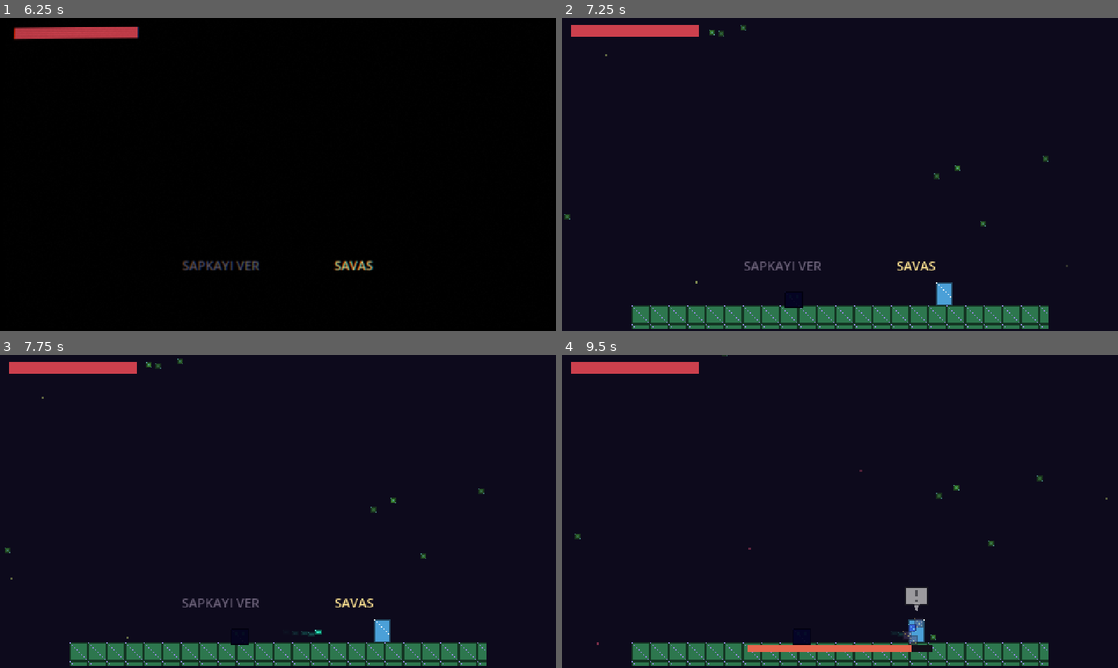
Above: before the commit, frames 1-4 (two rows, left to right).
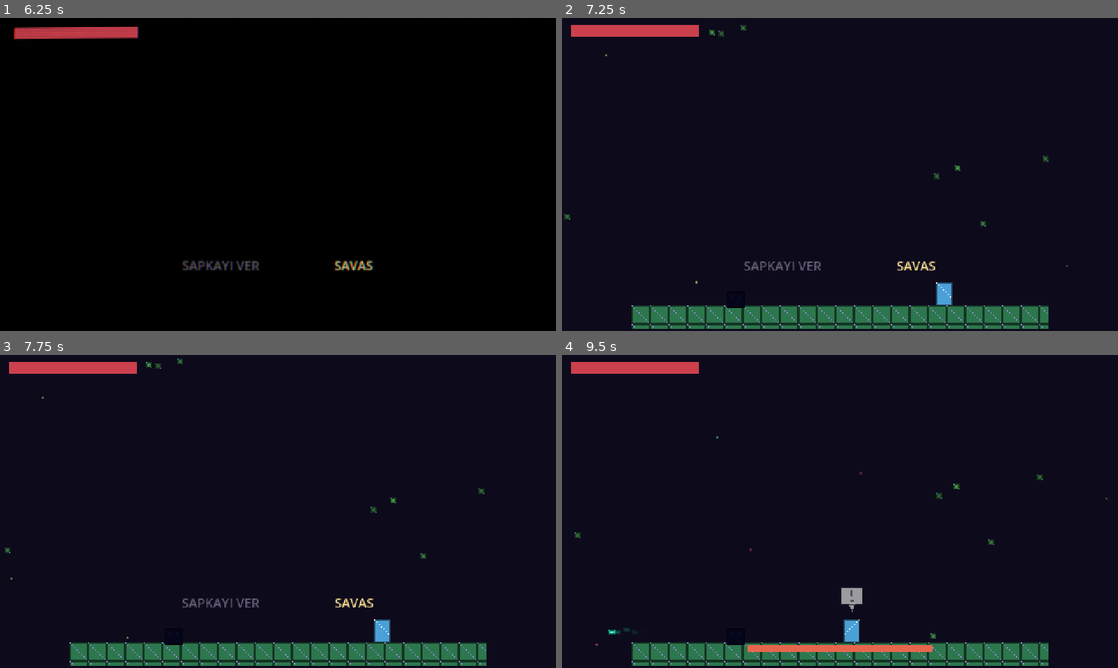
Above: after the commit, the same moments.

Repository: Eruldin/Honor-Meselesi
Game: Godot game, scene res://src/levels/ch7/Ch7.tscn
Two runs of this game, one before a commit and one after it. Both use one fixed random seed, a clock stepped at 60 frames per second and the inputs below. This scene is started directly instead of the project's main scene.
Inputs (mouse positions are in pixels of both pictures, inside the frame that each line leads up to):
- Up to frame 1 (6.25 s): tap Enter (ui_accept) at 0.5 s; move the mouse to (250, 237) at 0.52 s; hold W (move_up) 0.53-1.25 s; hold J (attack) 0.53-1.25 s; click (250, 237) at 0.67 s; tap Space (jump) at 0.77, 3.77 s; drag from (444, 221) to (250, 237) at 1.27 s; move the mouse to (111, 127) at 2.02 s; hold A (move_left) 2.03-2.75 s; tap F (focus) at 2.1 s; drag from (305, 174) to (111, 127) at 2.77 s; move the mouse to (194, 96) at 3.52 s; hold S (move_down) 3.53-4.25 s; tap Q (form_prev) at 3.6 s; drag from (400, 158) to (194, 96) at 4.27 s; move the mouse to (166, 190) at 5.02 s; hold W (move_up) 5.03-5.75 s; hold Shift 5.03-5.75 s; click (166, 190) at 5.17 s; drag from (333, 105) to (166, 190) at 5.77 s
- Up to frame 2 (7.25 s): move the mouse to (812, 237) at 6.52 s; hold D (move_right) from 6.53 s (still down); tap Ctrl at 6.6 s; tap Space (jump) at 6.77 s
- Up to frame 3 (7.75 s): release D (move_right) at 7.25 s; drag from (444, 558) to (233, 636) at 7.27 s
- Up to frame 4 (9.5 s): move the mouse to (673, 464) at 8.02 s; hold S (move_down) 8.03-8.75 s; hold J (attack) 8.03-8.75 s; drag from (867, 511) to (928, 630) at 8.77 s

Frame 1 is identical in both runs. In frame 2, less than 0.1% of the frame differs, in the area x 29-44%, y 91-93%; in frame 3, 0.1%; in frame 4, 1.2%, in the area x 2-99%, y 0-95%.

Commit message:
ch7: zorunlu secimde yaratik donar — uyuyan boss'a bolt ile bedava hasar kapali
Co-Authored-By: Devin AI <158243242+devin-ai-integration[bot]@users.noreply.github.com>

Diff:
--- a/src/levels/ch7/ch7.gd
+++ b/src/levels/ch7/ch7.gd
@@ -335,6 +335,9 @@
 ## secenek sunar — "SAPKAYI VER" uzerinde imlec durunca buton glitchlenip
 ## imleci "SAVAS"a kaydirir. Barisin yolu yok — Ouroboros temasi.
 func _fight_choice() -> void:
+	# Secim ekrani bir menu anidir — yaratik donar: uyuyan boss'a
+	# bolt atarak bedava hasar (hatta erken oldurme) kapatilir.
+	creature.frozen = true
 	var layer := CanvasLayer.new()
 	layer.layer = 50
 	add_child(layer)
@@ -412,6 +415,8 @@
 	if is_instance_valid(layer):
 		layer.queue_free()
 	AudioManager.play_sfx(&"sfx/reward")
+	if is_instance_valid(creature):
+		creature.frozen = false
 	boss.activate()
 	AudioManager.play_music(&"music/final_boss")
 
--- a/tests/test_ch7.gd
+++ b/tests/test_ch7.gd
@@ -213,11 +213,14 @@
 	add_child_autofree(scene)
 	await _frames(10)
 	assert_false(scene.boss.active, "boss secim oncesi uyur")
+	assert_true(scene.creature.frozen,
+		"secim bir menu ani — uyuyan boss'a bolt ile bedava hasar yok")
 	scene._choice.idx = 0  # imlec SAPKAYI VER ustunde
 	await _frames(25)      # >0.35s ustunde durma
 	assert_eq(scene._choice.idx, 1, "buton glitchlenir, imlec SAVAS'a kayar")
 	scene._choice_decide()
 	assert_true(scene.boss.active, "secimden sonra boss aktif")
+	assert_false(scene.creature.frozen, "savas acilinca kontrol geri gelir")
 
 
 func test_ch7_meta_assault_inverts_then_restores() -> void:
